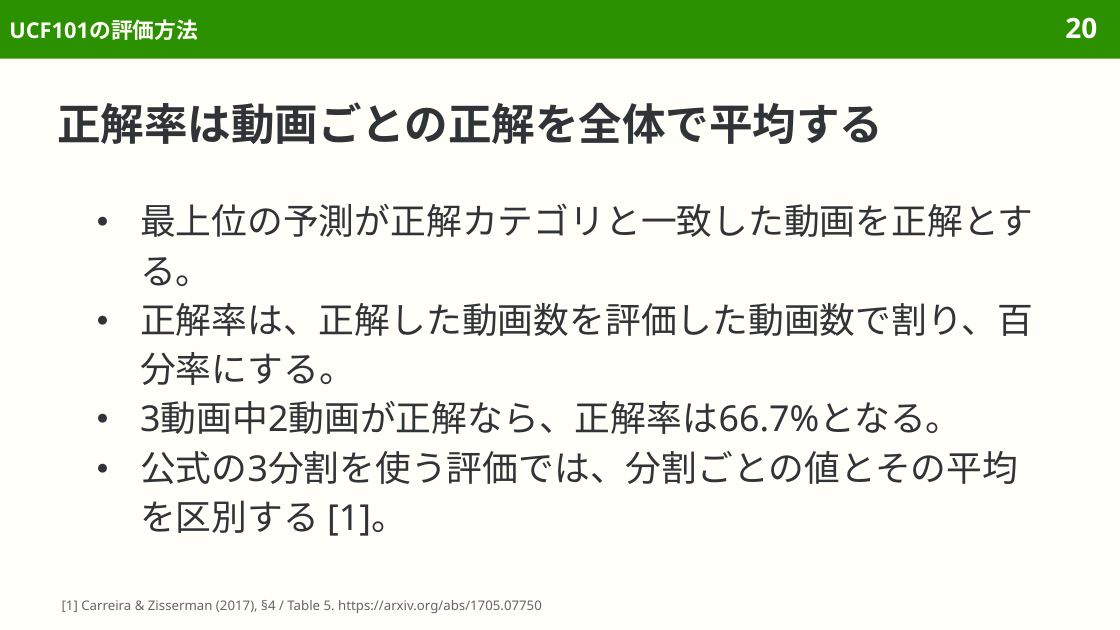
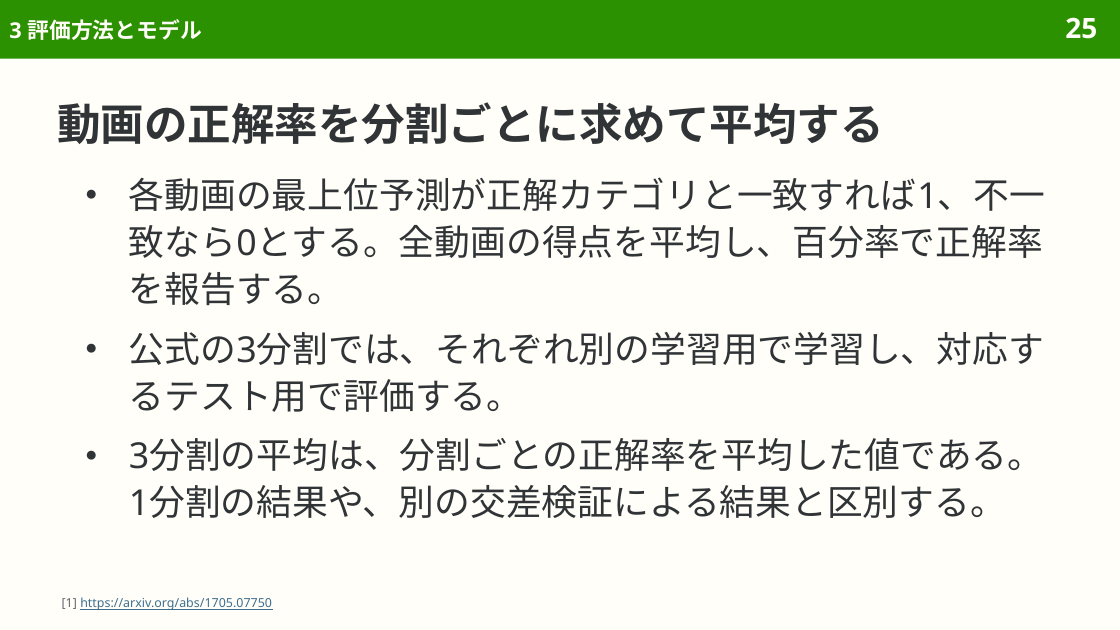
Before and after one commit to sasakiy84/datasets-in-10-minutes, a slide deck: slide 25 of slides/datasets-in-10-minutes-ucf101.pptx (slide 20 before the commit). Drawn at 1120x630 pixels with LibreOffice and Linux fonts; fonts in the diff are those of the drawing. Boxes give left, top, right and bottom in pixels: in the first picture for what was removed or moved away, otherwise in the second. Text is boxed around its words. In the diff, an @@ line names an element or a change of style, - is before the commit and + after.

```diff
--- a/slides/datasets-in-10-minutes-ucf101.pptx
+++ b/slides/datasets-in-10-minutes-ucf101.pptx
@@ title at [9,19,201,40]: text changed @@
-UCF101の評価方法
+3 評価方法とモデル
@@ page number at [1065,17,1097,39]: text changed @@
-20
+25
@@ title at [57,102,883,144]: text changed @@
-正解率は動画ごとの正解を全体で平均する
+動画の正解率を分割ごとに求めて平均する
@@ text at [129,177,1045,518]: text changed @@
-● 最上位の予測が正解カテゴリと一致した動画を正解とする。
-● 正解率は、正解した動画数を評価した動画数で割り、百分率にする。
-● 3動画中2動画が正解なら、正解率は66.7%となる。
-● 公式の3分割を使う評価では、分割ごとの値とその平均を区別する [1]。
+● 各動画の最上位予測が正解カテゴリと一致すれば1、不一致なら0とする。全動画の得点を平均し、百分率で正解率を報告する。
+● 公式の3分割では、それぞれ別の学習用で学習し、対応するテスト用で評価する。
+● 3分割の平均は、分割ごとの正解率を平均した値である。1分割の結果や、別の交差検証による結果と区別する。
@@ text at [62,597,272,610]: text changed; size 8.5 to 8 pt; text colour #626669 to #3F6F8F @@
-[1] Carreira & Zisserman (2017), §4 / Table 5. https://arxiv.org/abs/1705.07750
+[1] https://arxiv.org/abs/1705.07750
```
Also in this commit, not shown: 65 other slides changed, 7 slides added, 1 slide removed, 12 other files.
